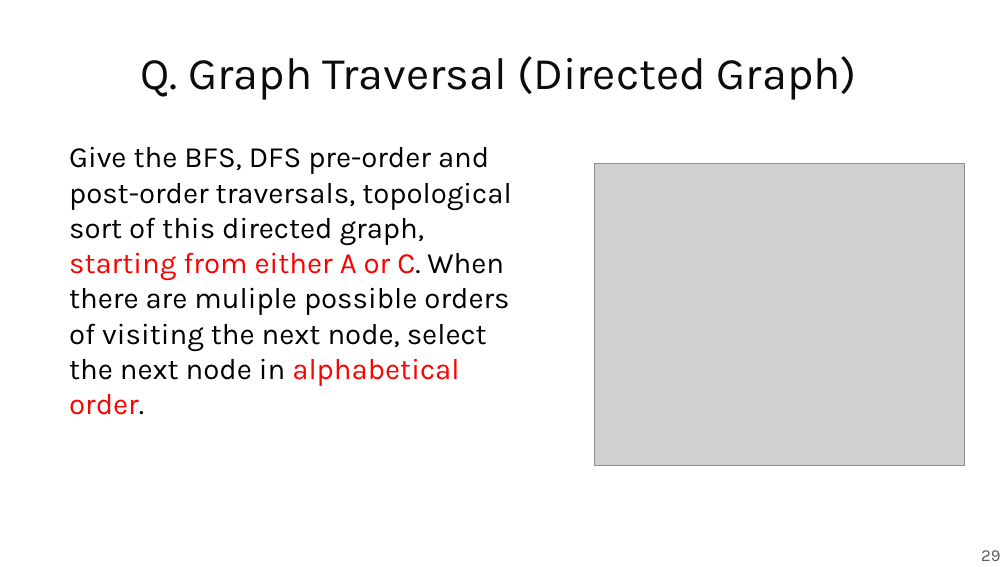
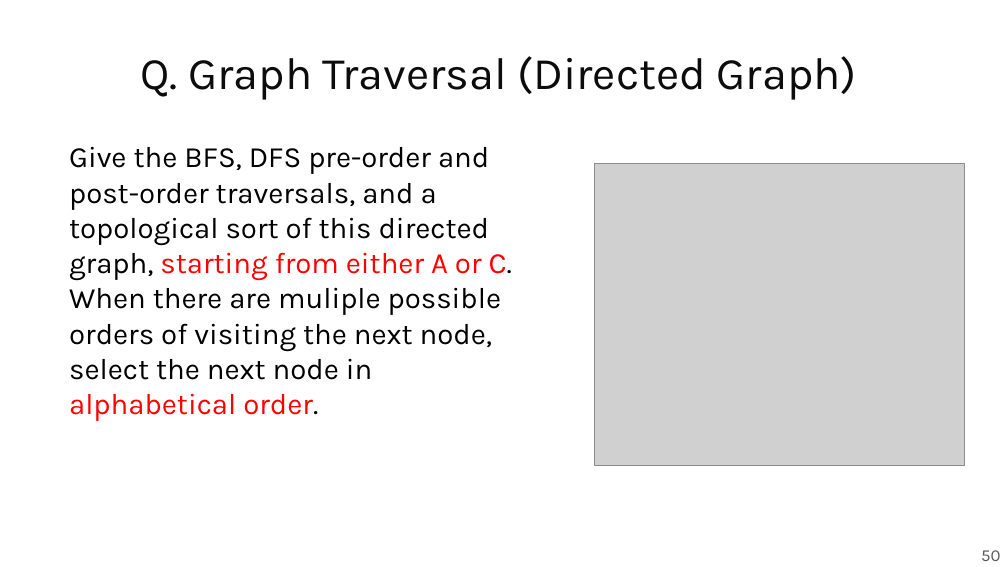
Before and after one commit to guhofstra/CSC111Fa25, a slide deck: slide 50 of PPTs/Lecture 12-graphs Exercises ANS.pptx (slide 29 before the commit). Drawn at 1008x567 pixels with LibreOffice and Linux fonts; fonts in the diff are those of the drawing; grey boxes stand for pictures. Boxes give left, top, right and bottom in pixels: in the first picture for what was removed or moved away, otherwise in the second. Text is boxed around its words. In the diff, an @@ line names an element or a change of style, - is before the commit and + after.

```diff
--- a/PPTs/Lecture 12-graphs Exercises ANS.pptx
+++ b/PPTs/Lecture 12-graphs Exercises ANS.pptx
@@ text at [69,147,512,421]: text changed @@
-Give the BFS, DFS pre-order and post-order traversals, topological sort of this directed graph, starting from either A or C. When there are muliple possible orders of visiting the next node, select the next node in alphabetical order.
+Give the BFS, DFS pre-order and post-order traversals, and a topological sort of this directed graph, starting from either A or C. When there are muliple possible orders of visiting the next node, select the next node in alphabetical order.
@@ page number at [981,550,1000,561]: text changed @@
-29
+50
```
Also in this commit, not shown: 21 slides added, 28 other files.
